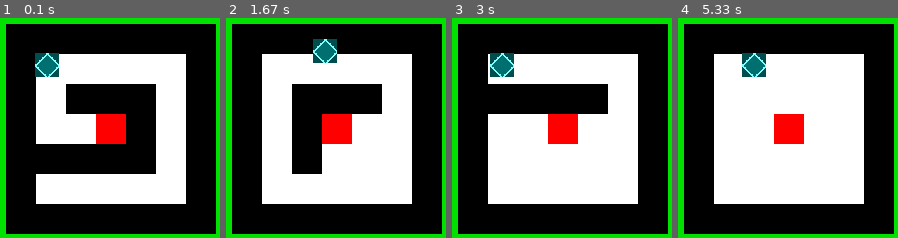
Above: before the commit, frames 1-4 (left to right).
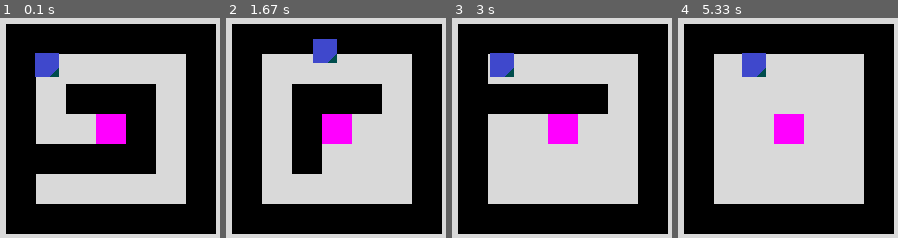
Above: after the commit, the same moments.

Repository: jsmith4925/ai_proj
Game: pygame game, started from Build/build.py
Same seed, same stepped clock (60 frames per second), same inputs: the game is played once before the commit and once after it.
Inputs:
- Up to frame 1 (0.1 s): no input
- Up to frame 2 (1.67 s): hold Right 0.33-0.8 s; hold Up 0.83-1.13 s; tap Right Ctrl at 0.9, 1.23, 1.53 s; tap Ctrl at 0.98 s; hold Right 1.17-1.63 s
- Up to frame 3 (3 s): hold Left 1.67-2.2 s; tap Right Ctrl at 1.73, 2.03, 2.3, 2.63, 2.93 s; hold Down 2.23-2.53 s; tap Ctrl at 2.38 s; hold Left 2.57-2.97 s
- Up to frame 4 (5.33 s): hold Up 3-3.37 s; tap Right Ctrl at 3.07, 3.47, 3.77, 4.13, 4.53, 4.83, 5.03 s; hold Right 3.4-4.03 s; tap Ctrl at 3.55, 5.12 s; hold Down 4.07-4.43 s; hold Left 4.47-4.93 s; hold Right from 4.97 s (still down)

The runs differ from the first frame. In frame 1, 40% of the frame differs, in the area x 0-100%, y 0-100%; in frame 2, 47%; in frame 3, 48%; in frame 4, 55%.

Commit message:
Stable 20-1-19

Diff:
--- a/Build/build.py
+++ b/Build/build.py
@@ -52,18 +52,11 @@
     def draw_arena(self, _display_screen):
         # Set colors.
         WALL = (0, 0, 0)
-        PATH = (255, 255, 255)
-        RED = (255, 0, 0)
+        GOAL = (255, 0, 255)
 
         # Fill the self.arena
         for x in range(((GRID_X // 2) * 2 + 1)):
             for y in range(((GRID_Y // 2) * 2 + 1)):
-                if self.arena[y][x] == False:
-                    pygame.draw.rect(_display_screen, PATH,
-                                     [MAP_PADDING+1+(x*BLOCK_RES),
-                                      MAP_PADDING+1+(y*BLOCK_RES),
-                                      BLOCK_RES,
-                                      BLOCK_RES], 0)
                 if self.arena[y][x] == True:  # Is Wall
                     pygame.draw.rect(_display_screen, WALL,
                                      [MAP_PADDING+1+(x*BLOCK_RES),
@@ -76,25 +69,25 @@
         maze_middle_x = (GRID_X // 2)
         maze_middle_y = (GRID_Y // 2)
         if self.arena[maze_middle_y][maze_middle_x] == False:
-            pygame.draw.rect(_display_screen, RED,
+            pygame.draw.rect(_display_screen, GOAL,
                              [MAP_PADDING+1+(maze_middle_x*BLOCK_RES),
                               MAP_PADDING+1+(maze_middle_y*BLOCK_RES),
                               BLOCK_RES,
                               BLOCK_RES], 0)
         elif self.arena[maze_middle_y+1][maze_middle_x] == False:
-            pygame.draw.rect(_display_screen, RED,
+            pygame.draw.rect(_display_screen, GOAL,
                              [MAP_PADDING+1+(maze_middle_x*BLOCK_RES),
                               MAP_PADDING+1+((maze_middle_y+1)*BLOCK_RES),
                               BLOCK_RES,
                               BLOCK_RES], 0)
         elif self.arena[maze_middle_y][maze_middle_x+1] == False:
-            pygame.draw.rect(_display_screen, RED,
+            pygame.draw.rect(_display_screen, GOAL,
                              [MAP_PADDING+1+((maze_middle_x+1)*BLOCK_RES),
                               MAP_PADDING+1+(maze_middle_y*BLOCK_RES),
                               BLOCK_RES,
                               BLOCK_RES], 0)
         elif self.arena[maze_middle_y-1][maze_middle_x-1] == False:
-            pygame.draw.rect(_display_screen, RED,
+            pygame.draw.rect(_display_screen, GOAL,
                              [MAP_PADDING+1+((maze_middle_x-1)*BLOCK_RES),
                               MAP_PADDING+1+((maze_middle_y-1)*BLOCK_RES),
                               BLOCK_RES,
@@ -129,7 +122,7 @@
         pass
 
     def on_render(self):
-        self._display_screen.fill((0, 225, 0))
+        self._display_screen.fill((217, 217, 217))
         self.arena.draw_arena(self._display_screen)
         self._images = pygame.transform.scale(
             self._images,
Binary file changed: Build/images/robbert.png
